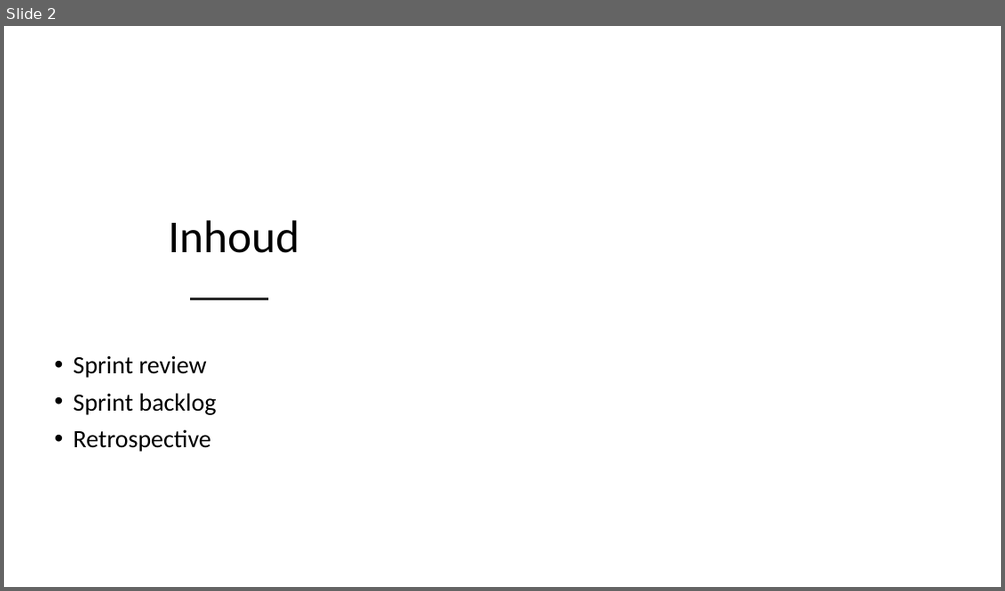
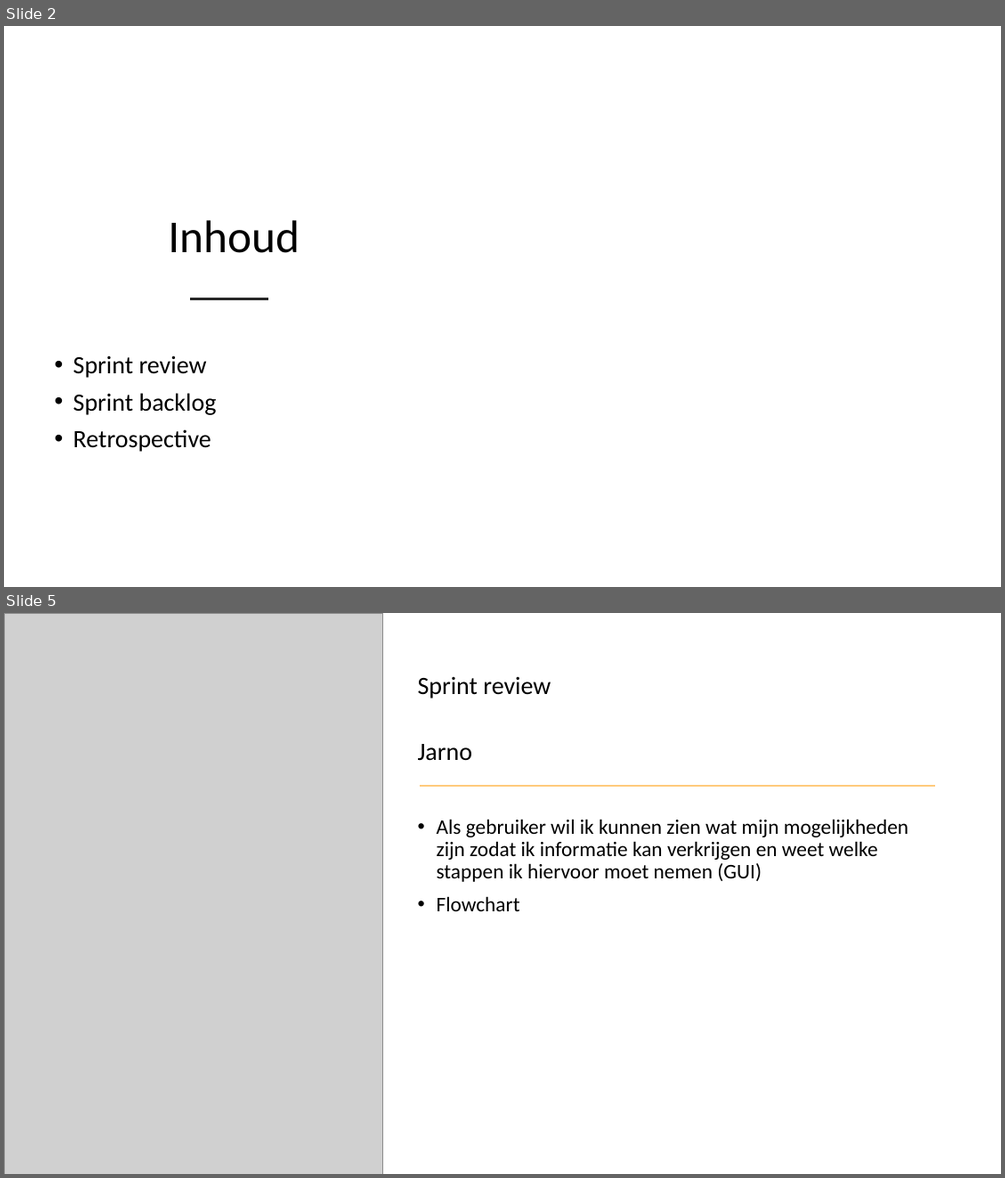
Before and after one commit to Sinjablo/Git-TINPRJ03-34, a slide deck: Presentaties/PresentatieSprint2.pptx. Shown one above the other, each under a label of ours: slide 2 before the commit, slides 2 and 5 after it; the slides between them are not shown. The pictures are 1005x591 and 1005x1178 pixels, drawn with LibreOffice and Linux fonts; fonts in the diff are those of the drawing; grey boxes stand for pictures; background and template pictures are left out. Boxes give left, top, right and bottom in pixels: in the first picture for what was removed or moved away, otherwise in the second. Text is boxed around its words. In the diff, an @@ line names an element or a change of style, - is before the commit and + after.

Commit message:
moest van jarno

```diff
--- a/Presentaties/PresentatieSprint2.pptx
+++ b/Presentaties/PresentatieSprint2.pptx
@@ slide 5 added at <box>4,613,1001,1174</box>, background #FFFFFF @@
@@ picture added at <box>4,613,383,1174</box> @@
@@ text added at <box>418,676,550,761</box>, 24 pt, text #000000 @@
+Sprint review
+Jarno
@@ line added from (420, 786) to (936, 786), #FFCA7C 1.5 pt @@
@@ text added at <box>437,819,908,911</box>, 20 pt, text #000000 @@
+• Als gebruiker wil ik kunnen zien wat mijn mogelijkheden zijn zodat ik informatie kan verkrijgen en weet welke stappen ik hiervoor moet nemen (GUI)
+• Flowchart
```
Also in this commit, not shown: 9 other slides added, 3 slides removed, 2 other files.
